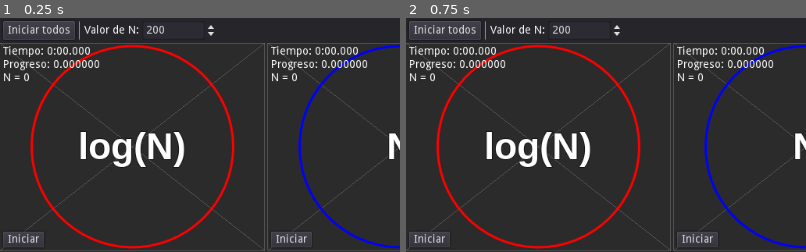
Above: before the commit, frames 1-2 (left to right).
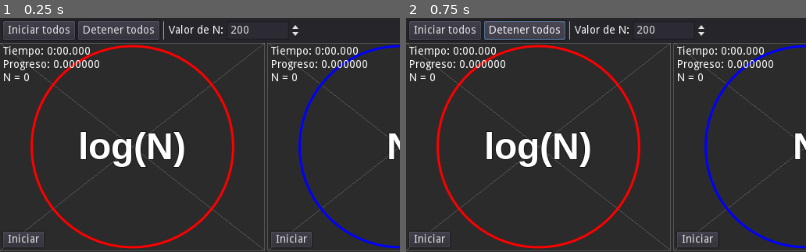
Above: after the commit, the same moments.

Repository: ChoquePumper/eficiencia-de-algoritmos
Game: Godot game, scene res://VentanaPrincipal.tscn
Same seed, same stepped clock (60 frames per second), same inputs: the game is played once before the commit and once after it.
Inputs (mouse positions are % of the whole screen's width and height, from its top left):
- Up to frame 1 (0.25 s): no input
- Up to frame 2 (0.75 s): click (15, 3) at 0.5 s, where only the run after the commit has a clickable "Detener todos"
The pictures show only the part of the screen within x 0-50%, y 0-50%; the shares and areas given below are measured in that part.

The runs differ from the first frame. In frame 1, 1.5% of the frame differs, in the area x 19-75%, y 1-10%; in frame 2, 2.0%.

Commit message:
Se agregó el botón 'Detener todos'.

Diff:
--- a/VentanaPrincipal.gd
+++ b/VentanaPrincipal.gd
@@ -27,6 +27,10 @@
 	for vis in array_vis: if vis.visible:
 		vis.EjecutarAlgoritmo(valorN)
 
+func _on_btnDetenerTodos_pressed():
+	for vis in array_vis: if vis.visible:
+		vis.DetenerAlgoritmo()
+
 # Se presionó el boton para mostrar/ocultar en la parte inferior de la pantalla
 func _on_btnMostrar_toggled(button_pressed, i):
 	var vis: Container = array_vis[i]
--- a/VentanaPrincipal.tscn
+++ b/VentanaPrincipal.tscn
@@ -37,21 +37,29 @@
 hint_tooltip = "Inicia todos los algoritmos visibles."
 text = "Iniciar todos"
 
+[node name="btnDetenerTodos" type="Button" parent="PanelSuperior/HBoxContainer"]
+margin_left = 96.0
+margin_right = 200.0
+margin_bottom = 24.0
+rect_min_size = Vector2( 80, 0 )
+hint_tooltip = "Inicia todos los algoritmos visibles."
+text = "Detener todos"
+
 [node name="VSeparator" type="VSeparator" parent="PanelSuperior/HBoxContainer"]
-margin_left = 96.0
-margin_right = 100.0
+margin_left = 204.0
+margin_right = 208.0
 margin_bottom = 24.0
 
 [node name="labelValorN" type="Label" parent="PanelSuperior/HBoxContainer"]
-margin_left = 104.0
+margin_left = 212.0
 margin_top = 5.0
-margin_right = 174.0
+margin_right = 282.0
 margin_bottom = 19.0
 text = "Valor de N:"
 
 [node name="inputValorN" type="SpinBox" parent="PanelSuperior/HBoxContainer"]
-margin_left = 178.0
-margin_right = 274.0
+margin_left = 286.0
+margin_right = 382.0
 margin_bottom = 24.0
 rect_min_size = Vector2( 96, 0 )
 max_value = 1000.0
@@ -197,6 +205,7 @@
 icon = ExtResource( 10 )
 
 [connection signal="pressed" from="PanelSuperior/HBoxContainer/btnIniciarTodos" to="." method="_on_btnIniciarTodos_pressed"]
+[connection signal="pressed" from="PanelSuperior/HBoxContainer/btnDetenerTodos" to="." method="_on_btnDetenerTodos_pressed"]
 [connection signal="value_changed" from="PanelSuperior/HBoxContainer/inputValorN" to="." method="_on_inputValorN_value_changed"]
 [connection signal="toggled" from="PanelInferior/HBoxContainer/btnMostrarLogN" to="." method="_on_btnMostrar_toggled" binds= [ 0 ]]
 [connection signal="toggled" from="PanelInferior/HBoxContainer/btnMostrarN" to="." method="_on_btnMostrar_toggled" binds= [ 1 ]]
